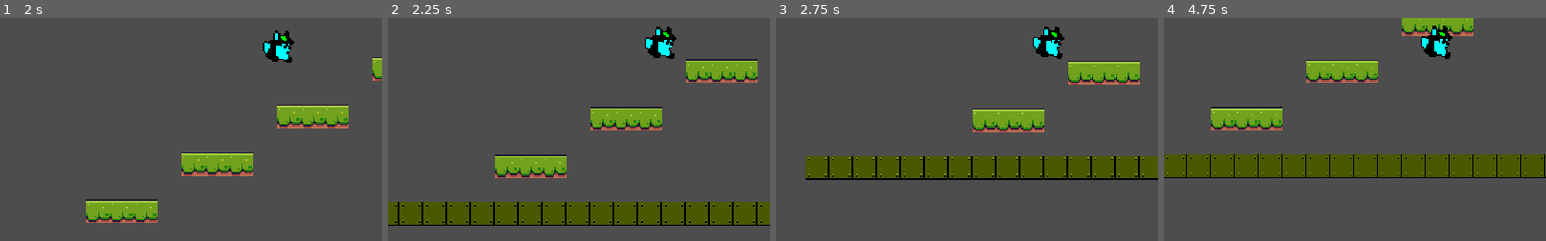
Above: before the commit, frames 1-4 (left to right).
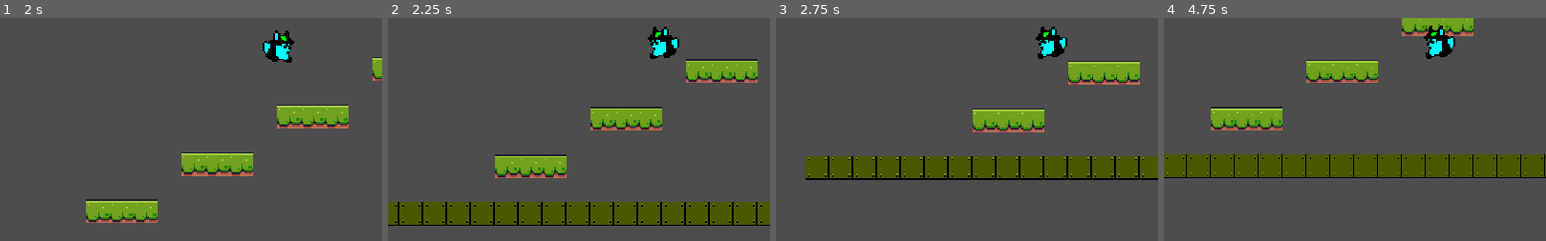
Above: after the commit, the same moments.

Repository: eugencic/PookieGame
Game: Godot game, scene res://level_base/level_base.tscn
Same seed, same stepped clock (60 frames per second), same inputs: the game is played once before the commit and once after it. The project has no main scene, so this scene is started directly.
Inputs:
- Up to frame 1 (2 s): hold D (right) from 0.53 s (still down); tap Space (jump) at 0.77, 1.52 s
- Up to frame 2 (2.25 s): release D (right) at 2.03 s; hold A (left) from 2.03 s (still down)
- Up to frame 3 (2.75 s): keep holding A (left)
- Up to frame 4 (4.75 s): release A (left) at 2.78 s; hold D (right) 2.78-4.28 s; tap Space (jump) at 3.02, 3.77, 4.52 s; hold A (left) from 4.28 s (still down)
The pictures show only the part of the screen within x 14-64%, y 45-95%; the shares and areas given below are measured in that part.

Frame 1 is identical in both runs. In frame 2, 0.6% of the frame differs, in the area x 67-77%, y 3-19%; in frame 3, 0.6%; in frame 4, 0.6%.

Commit message:
add player flip

Diff:
--- a/player/player.gd
+++ b/player/player.gd
@@ -29,8 +29,10 @@
 
 	if Input.is_action_pressed("left") == true:
 		velocity.x = -RUN_SPEED
+		sprite_2d.flip_h = true
 	elif Input.is_action_pressed("right") == true:
 		velocity.x = RUN_SPEED
+		sprite_2d.flip_h = false
 
 	if Input.is_action_just_pressed("jump") == true and is_on_floor() == true:
 		velocity.y = JUMP_VELOCITY
